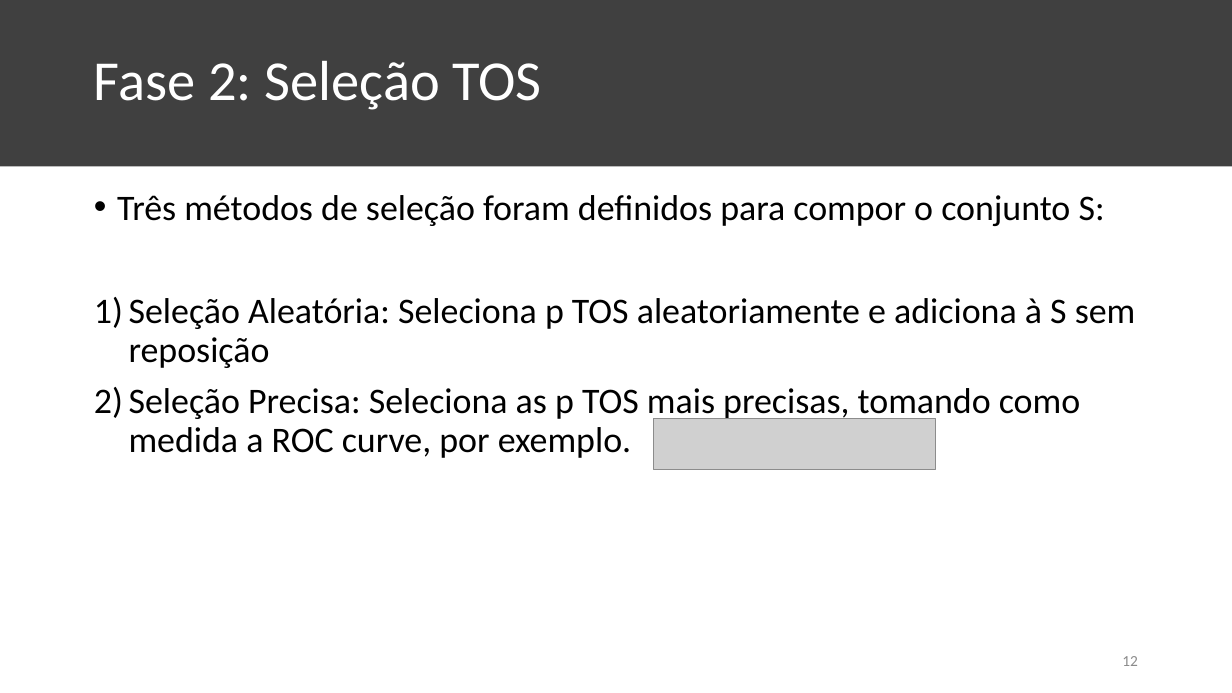
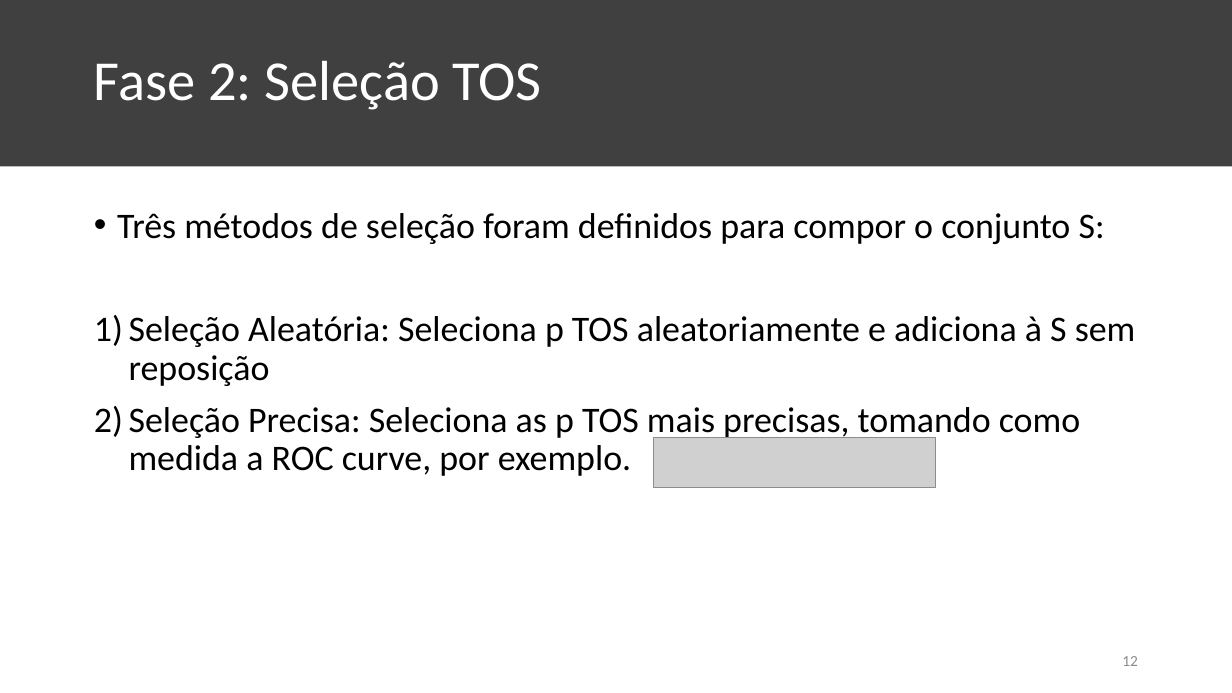
Before and after one commit to KaioAlex/DigitalSecurity, a slide deck: slide 12 of XGBOD-Seminar/XGBOD Seminar.pptx. Drawn at 1232x693 pixels with LibreOffice and Linux fonts; fonts in the diff are those of the drawing; grey boxes stand for pictures. Boxes give left, top, right and bottom in pixels: in the first picture for what was removed or moved away, otherwise in the second. Text is boxed around its words. In the diff, an @@ line names an element or a change of style, - is before the commit and + after.

```diff
--- a/XGBOD-Seminar/XGBOD Seminar.pptx
+++ b/XGBOD-Seminar/XGBOD Seminar.pptx
@@ text "Três métodos de seleção foram ..." moved from (x1=117, y1=195, x2=1136, y2=458) to (x1=117, y1=213, x2=1136, y2=476) @@
@@ picture moved from (x1=653, y1=419, x2=935, y2=470) to (x1=653, y1=437, x2=935, y2=488) @@
```
Also in this commit, not shown: 9 other slides changed, 1 slide added, 1 slide removed.
